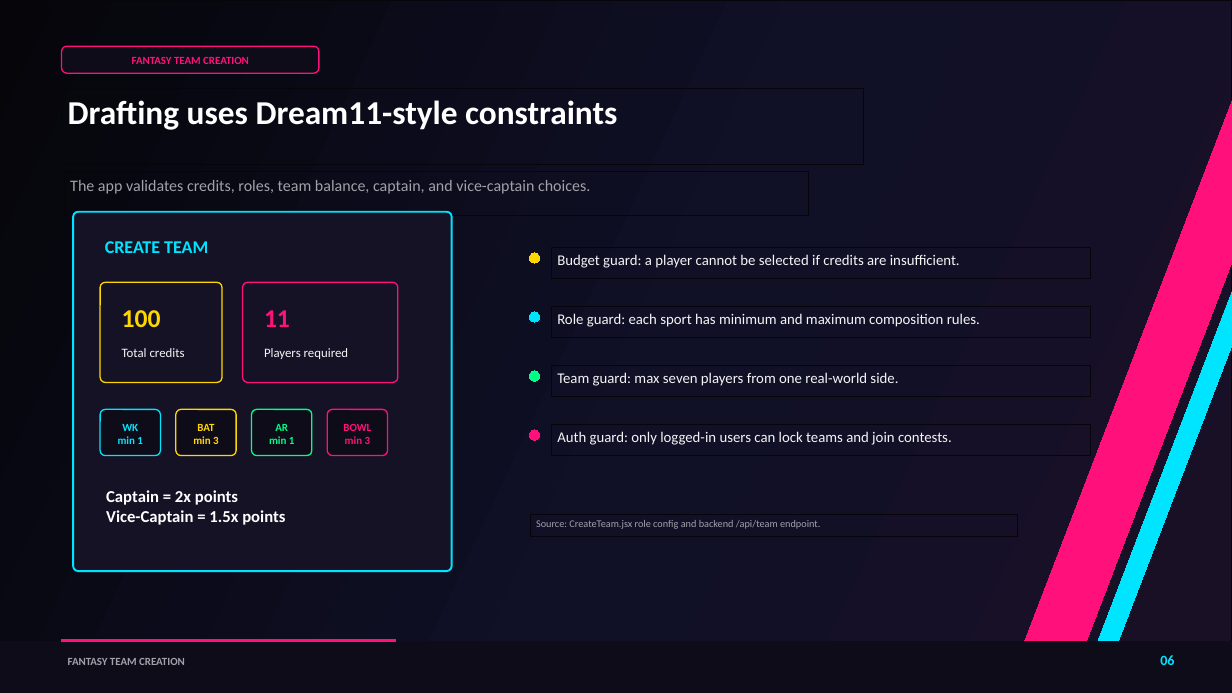
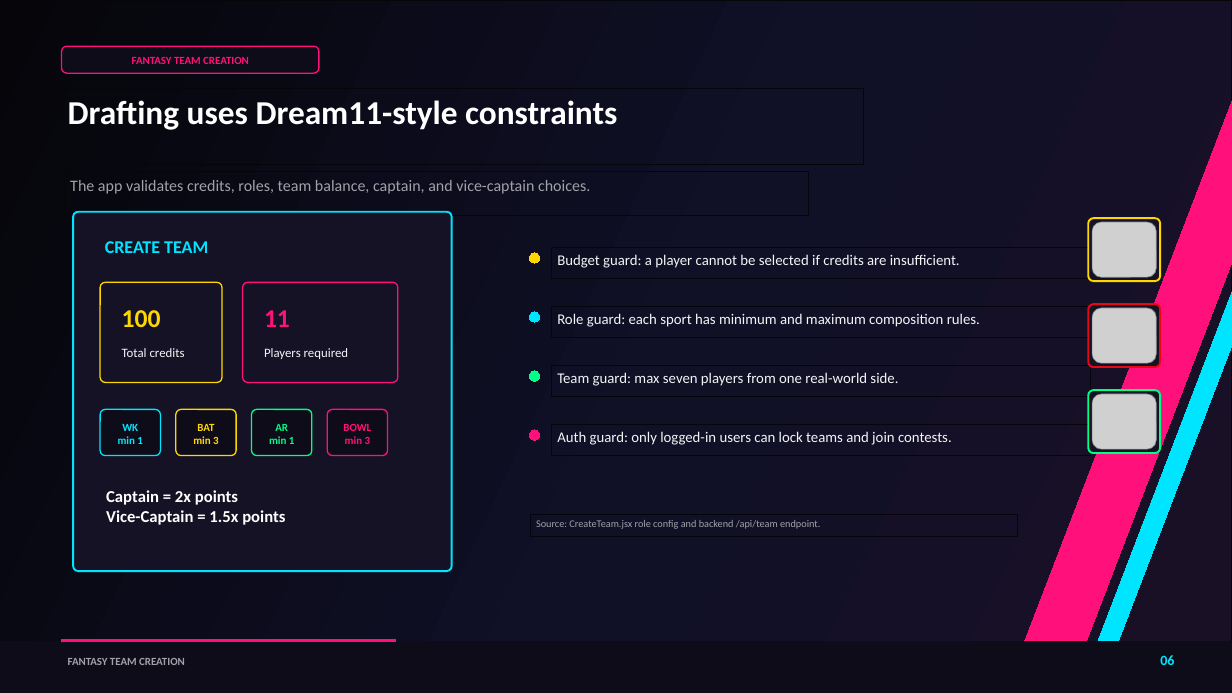
Before and after one commit to JackReacher007316/1122, a slide deck: slide 6 of presentation/output/IIITN_Fantasy_Arena_Presentation.pptx. Drawn at 1232x693 pixels with LibreOffice and Linux fonts; fonts in the diff are those of the drawing; grey boxes stand for pictures. Boxes give left, top, right and bottom in pixels: in the first picture for what was removed or moved away, otherwise in the second. Text is boxed around its words. In the diff, an @@ line names an element or a change of style, - is before the commit and + after.

```diff
--- a/presentation/output/IIITN_Fantasy_Arena_Presentation.pptx
+++ b/presentation/output/IIITN_Fantasy_Arena_Presentation.pptx
@@ rounded rectangle added at bbox=[1088, 218, 1161, 281], fill #151225, outline #FFD700 2.25 pt @@
@@ picture added at bbox=[1092, 222, 1156, 277] @@
@@ rounded rectangle added at bbox=[1088, 304, 1161, 367], fill #151225, outline #E50914 2.25 pt @@
@@ picture added at bbox=[1092, 308, 1156, 363] @@
@@ rounded rectangle added at bbox=[1088, 390, 1161, 453], fill #151225, outline #00FF87 2.25 pt @@
@@ picture added at bbox=[1092, 394, 1156, 450] @@
```
Also in this commit, not shown: 3 other slides changed, 2 slides added, 51 other files.
